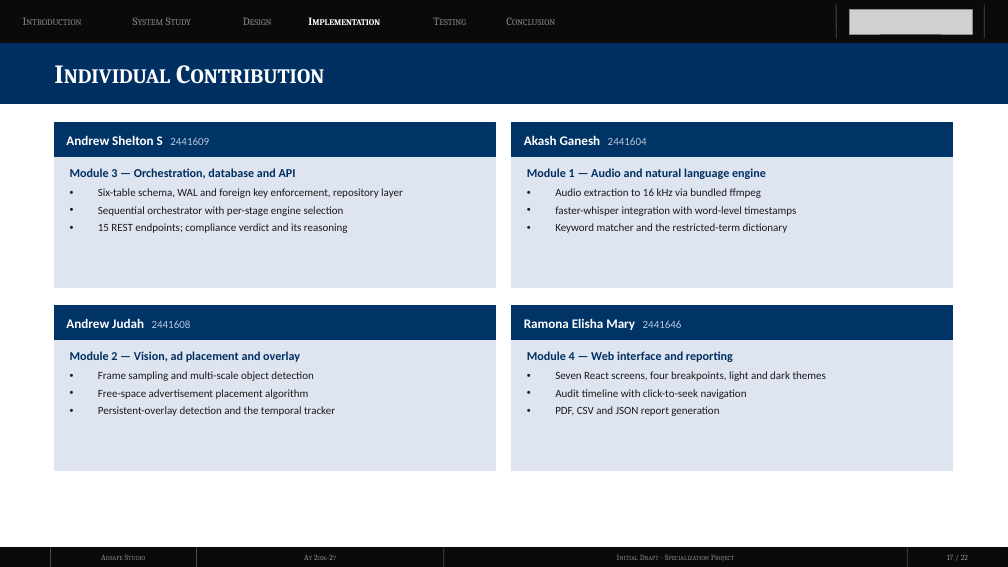
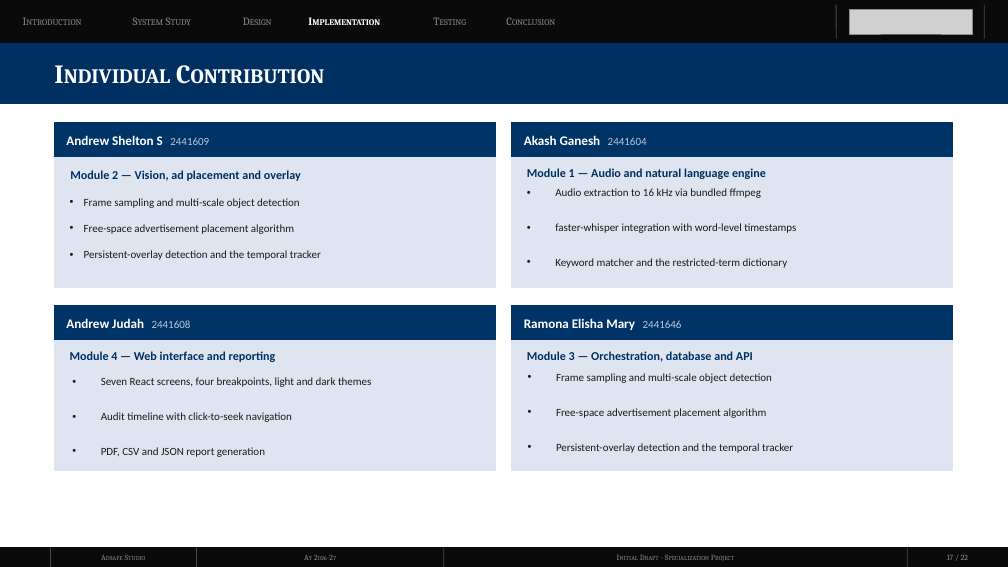
Before and after one commit to AndrewwwShelton/autonomous-video-analyzer, a slide deck: slide 17 of Initial_Draft_AdSafe.pptx. Drawn at 1008x567 pixels with LibreOffice and Linux fonts; fonts in the diff are those of the drawing; grey boxes stand for pictures. Boxes give left, top, right and bottom in pixels: in the first picture for what was removed or moved away, otherwise in the second. Text is boxed around its words. In the diff, an @@ line names an element or a change of style, - is before the commit and + after.

```diff
--- a/Initial_Draft_AdSafe.pptx
+++ b/Initial_Draft_AdSafe.pptx
@@ text at box(70, 170, 301, 181): text changed @@
-Module 3 — Orchestration, database and API
+Module 2 — Vision, ad placement and overlay
@@ text "Frame sampling and multi-scale object ...": place and size @@
-text "Frame sampling and multi-scale object ..." at box(98, 371, 335, 416)
+text "Frame sampling and multi-scale object ..." at box(84, 198, 321, 260)
@@ text "Frame sampling and multi-scale object ..." at box(84, 198, 321, 260): indent changed; less space between paragraphs @@
@@ text removed at box(98, 188, 403, 233) @@
-• Six-table schema, WAL and foreign key enforcement, repository layer
-• Sequential orchestrator with per-stage engine selection
-• 15 REST endpoints; compliance verdict and its reasoning
@@ text "Audio extraction to 16 kHz ..." rewrapped from box(555, 188, 796, 233) to box(555, 188, 796, 268) @@
@@ text at box(70, 351, 276, 362): text changed @@
-Module 2 — Vision, ad placement and overlay
+Module 4 — Web interface and reporting
@@ text at box(527, 351, 753, 362): text changed @@
-Module 4 — Web interface and reporting
+Module 3 — Orchestration, database and API
@@ text "Seven React screens, four breakpoints, ..." rewrapped from box(555, 371, 826, 416) to box(101, 377, 371, 457) @@
@@ text added at box(556, 373, 793, 453), 10.5 pt, text #1A1A1A @@
+• Frame sampling and multi-scale object detection
+• Free-space advertisement placement algorithm
+• Persistent-overlay detection and the temporal tracker
```
Also in this commit, not shown: 5 other slides changed, 3 other files.
